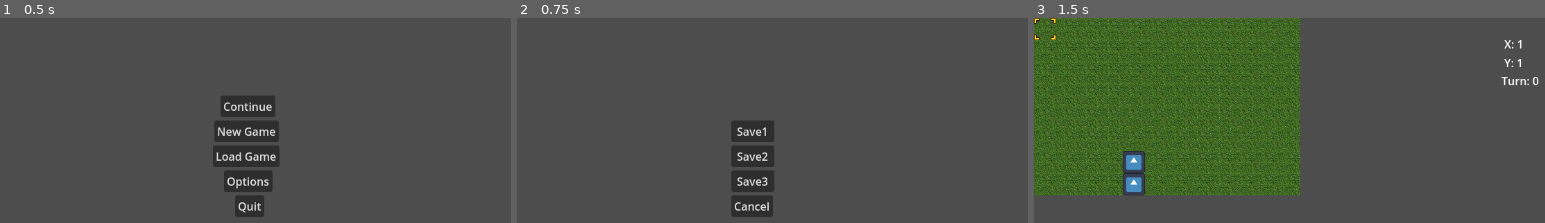
Above: before the commit, frames 1-3 (left to right).
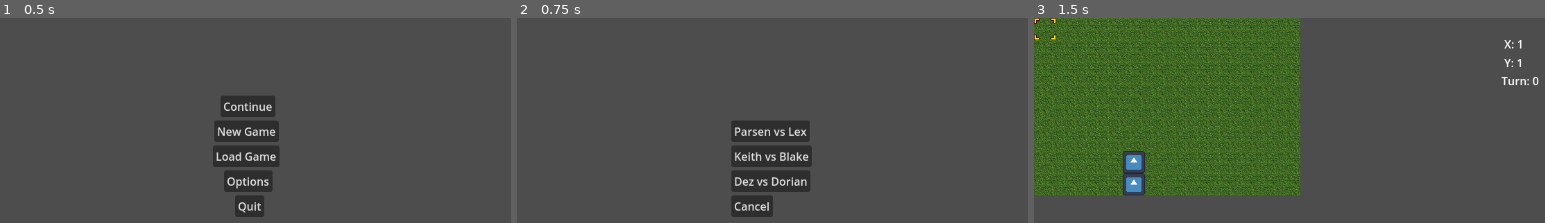
Above: after the commit, the same moments.

Repository: Gavello685/Project-Lovelace
Game: Godot game, scene res://main_menu.tscn
The game is run twice, just before and just after one commit, with the same random seed, the same clock (stepped at 60 frames per second) and the same inputs. The engine's default icon, where the game draws it, is replaced by a stand-in: a white triangle on a blue panel in a dark square.
Inputs:
- Up to frame 1 (0.5 s): no input
- Up to frame 2 (0.75 s): click "Load Game" at 0.5 s
- Up to frame 3 (1.5 s): click "Save1" (after the commit: "Parsen vs Lex") at 1.25 s

Frame 1 is identical in both runs. In frame 2, 2.6% of the frame differs, in the area x 42-58%, y 50-85%; in frame 3, nothing differs.

Commit message:
programatically added characyet names to 'save files'

Diff:
--- a/LoadGame.gd
+++ b/LoadGame.gd
@@ -6,6 +6,7 @@
 
 # Called when the node enters the scene tree for the first time.
 func _ready():
+	var buttons = self.get_children()
 	# save1
 	var save1Unit1 = Unit.new("res://Characters/Person.tres")
 	save1Unit1.charData = CharData.new("Parsen","res://CharacterClasses/Rogue.tres",69,0)
@@ -13,6 +14,7 @@
 	var save1Unit2 = Unit.new("res://Characters/Person.tres")
 	save1Unit2.charData = CharData.new("Lex","res://CharacterClasses/Mage.tres",70,1)
 	save1.append(save1Unit2)
+	buttons[0].set_text(save1[0].charData.charName + ' vs ' + save1[1].charData.charName)
 
 	# save2
 	var save2Unit1 = Unit.new("res://Characters/Person.tres")
@@ -21,6 +23,7 @@
 	var save2Unit2 = Unit.new("res://Characters/Person.tres")
 	save2Unit2.charData = CharData.new("Blake","res://CharacterClasses/Commoner.tres",12,1)
 	save2.append(save2Unit2)
+	buttons[1].set_text(save2[0].charData.charName + ' vs ' + save2[1].charData.charName)
 
 	# save3
 	var save3Unit1 = Unit.new("res://Characters/Person.tres")
@@ -29,6 +32,7 @@
 	var save3Unit2 = Unit.new("res://Characters/Person.tres")
 	save3Unit2.charData = CharData.new("Dorian","res://CharacterClasses/Rogue.tres",3,1)
 	save3.append(save3Unit2)
+	buttons[2].set_text(save3[0].charData.charName + ' vs ' + save3[1].charData.charName)
 
 	Global.units.clear()
 
